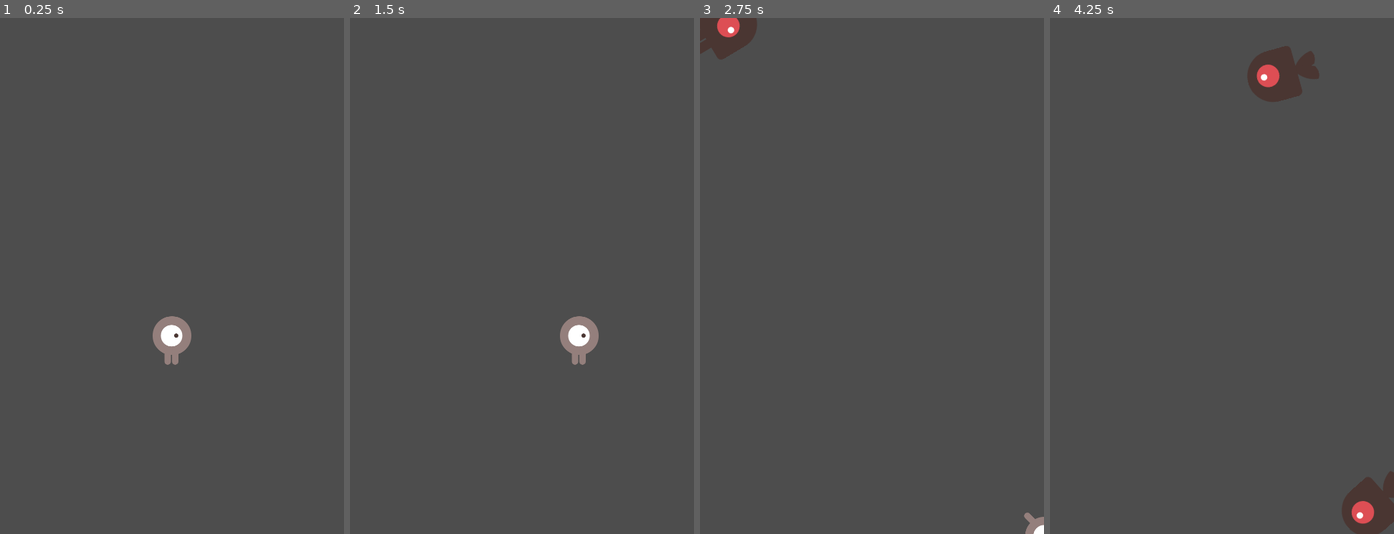
Above: before the commit, frames 1-4 (left to right).
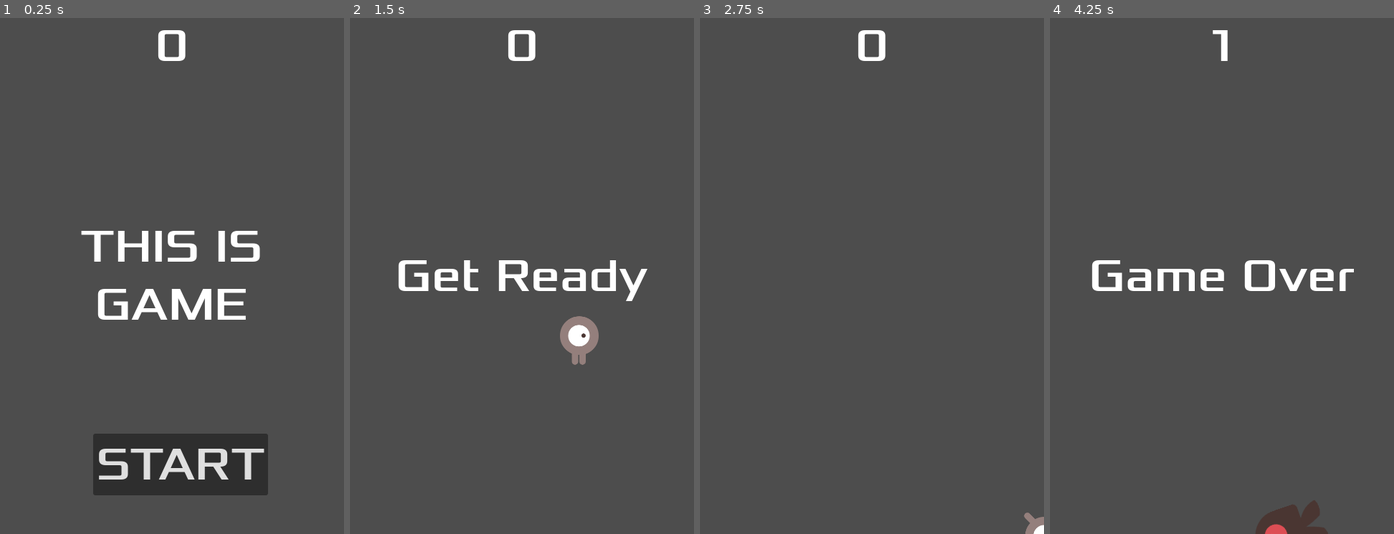
Above: after the commit, the same moments.

Repository: eorfeorf/Godot-Sample-2D
Game: Godot game, scene res://main.tscn
Same seed, same stepped clock (60 frames per second), same inputs: the game is played once before the commit and once after it.
Inputs (mouse positions are in pixels of both pictures, inside the frame that each line leads up to):
- Up to frame 1 (0.25 s): no input
- Up to frame 2 (1.5 s): click (528, 466) at 0.5 s, where only the run after the commit has a clickable "START"; tap Enter at 1.25 s; hold Right (move_right) from 1.28 s (still down)
- Up to frame 3 (2.75 s): release Right (move_right) at 2.03 s; hold Down (move_down) from 2.03 s (still down)
- Up to frame 4 (4.25 s): release Down (move_down) at 2.78 s; hold Right (move_right) 2.78-3.53 s; hold Up (move_up) from 3.53 s (still down)

The runs differ from the first frame. In frame 1, 9.6% of the frame differs, in the area x 23-78%, y 2-93%; in frame 2, 2.1%; in frame 3, 1.3%; in frame 4, 5.5%.

Commit message:
HUDを実装

Diff:
--- /dev/null
+++ b/HUD.gd
@@ -0,0 +1,41 @@
+extends CanvasLayer
+
+signal start_game
+
+# Called when the node enters the scene tree for the first time.
+func _ready() -> void:
+	pass # Replace with function body.
+
+
+# Called every frame. 'delta' is the elapsed time since the previous frame.
+func _process(delta: float) -> void:
+	pass
+
+func show_message(text):
+	$Message.text = text
+	$Message.show()
+	$MessageTimer.start()
+
+func show_game_over():
+	show_message("Game Over")
+	await $MessageTimer.timeout
+
+	$Message.text = "Dodge the Creeps!"
+	$Message.show()
+
+	await get_tree().create_timer(1.0).timeout
+	$StartButton.show()
+
+func update_score(score):
+	$ScoreLabel.text = str(score)
+	pass
+
+func _on_start_button_pressed() -> void:
+	$StartButton.hide()
+	start_game.emit()
+	pass # Replace with function body.
+
+
+func _on_message_timer_timeout() -> void:
+	$Message.hide()
+	pass # Replace with function body.
--- /dev/null
+++ b/HUD.tscn
@@ -0,0 +1,61 @@
+[gd_scene load_steps=3 format=3 uid="uid://cx6wwtbcx38pm"]
+
+[ext_resource type="Script" path="res://HUD.gd" id="1_2rguy"]
+[ext_resource type="FontFile" uid="uid://cx0e8m5emy2is" path="res://fonts/Xolonium-Regular.ttf" id="2_okoud"]
+
+[node name="CanvasLayer" type="CanvasLayer"]
+script = ExtResource("1_2rguy")
+
+[node name="ScoreLabel" type="Label" parent="."]
+anchors_preset = 5
+anchor_left = 0.5
+anchor_right = 0.5
+offset_left = -91.0
+offset_right = 91.0
+offset_bottom = 78.0
+grow_horizontal = 2
+size_flags_horizontal = 4
+size_flags_vertical = 0
+theme_override_fonts/font = ExtResource("2_okoud")
+theme_override_font_sizes/font_size = 64
+text = "0"
+horizontal_alignment = 1
+vertical_alignment = 1
+
+[node name="Message" type="Label" parent="."]
+anchors_preset = 8
+anchor_left = 0.5
+anchor_top = 0.5
+anchor_right = 0.5
+anchor_bottom = 0.5
+offset_left = -240.0
+offset_top = -120.0
+offset_right = 240.0
+offset_bottom = 120.0
+grow_horizontal = 2
+grow_vertical = 2
+size_flags_horizontal = 4
+theme_override_fonts/font = ExtResource("2_okoud")
+theme_override_font_sizes/font_size = 64
+text = "THIS IS GAME"
+horizontal_alignment = 1
+vertical_alignment = 1
+autowrap_mode = 2
+
+[node name="StartButton" type="Button" parent="."]
+offset_left = 130.0
+offset_top = 580.0
+offset_right = 374.0
+offset_bottom = 666.0
+size_flags_horizontal = 4
+size_flags_vertical = 4
+theme_override_fonts/font = ExtResource("2_okoud")
+theme_override_font_sizes/font_size = 64
+text = "START"
+
+[node name="MessageTimer" type="Timer" parent="."]
+wait_time = 2.0
+one_shot = true
+
+[connection signal="pressed" from="StartButton" to="." method="_on_start_button_pressed"]
+[connection signal="timeout" from="MessageTimer" to="." method="_on_message_timer_timeout"]
--- a/main.gd
+++ b/main.gd
@@ -5,7 +5,7 @@
 
 # Called when the node enters the scene tree for the first time.
 func _ready() -> void:
-	new_game()
+	#new_game()
 	pass # Replace with function body.
 
 
@@ -14,18 +14,19 @@
 	pass
 
 
-func _on_player_hit() -> void:
-	pass # Replace with function body.
-
-
 func game_over() -> void:
 	$ScoreTimer.stop()
 	$MobTimer.stop()
+	$HUD.show_game_over()
+	pass
 
 func new_game() -> void:
 	score = 0
 	$Player.start($StartPosition.position)
 	$StartTimer.start()
+	$HUD.update_score(score)
+	$HUD.show_message("Get Ready")
+	get_tree().call_group("mobs", "queue_free")
 	pass
 
 
@@ -37,6 +38,7 @@
 
 func _on_score_timer_timeout() -> void:
 	score += 1
+	$HUD.update_score(score)
 	pass # Replace with function body.
 
 
--- a/main.tscn
+++ b/main.tscn
@@ -1,8 +1,9 @@
-[gd_scene load_steps=5 format=3 uid="uid://6nc6as7jispf"]
+[gd_scene load_steps=6 format=3 uid="uid://6nc6as7jispf"]
 
 [ext_resource type="Script" path="res://main.gd" id="1_a7efq"]
 [ext_resource type="PackedScene" uid="uid://dje57y8bbu67u" path="res://player.tscn" id="1_tpl7k"]
 [ext_resource type="PackedScene" uid="uid://bcxfa7psyyfio" path="res://mob.tscn" id="2_wx60r"]
+[ext_resource type="PackedScene" uid="uid://cx6wwtbcx38pm" path="res://HUD.tscn" id="4_aubgw"]
 
 [sub_resource type="Curve2D" id="Curve2D_8tl5x"]
 _data = {
@@ -36,7 +37,10 @@
 position = Vector2(0, 1)
 rotation = -0.00209205
 
-[connection signal="hit" from="Player" to="." method="_on_player_hit"]
+[node name="HUD" parent="." instance=ExtResource("4_aubgw")]
+
+[connection signal="hit" from="Player" to="." method="game_over"]
 [connection signal="timeout" from="MobTimer" to="." method="_on_mob_timer_timeout"]
 [connection signal="timeout" from="ScoreTimer" to="." method="_on_score_timer_timeout"]
 [connection signal="timeout" from="StartTimer" to="." method="_on_start_timer_timeout"]
+[connection signal="start_game" from="HUD" to="." method="new_game"]
--- a/mob.tscn
+++ b/mob.tscn
@@ -48,7 +48,7 @@
 radius = 24.0
 height = 60.0
 
-[node name="Mob" type="RigidBody2D"]
+[node name="Mob" type="RigidBody2D" groups=["mobs"]]
 collision_mask = 0
 gravity_scale = 0.0
 script = ExtResource("1_sqlgf")
@@ -57,7 +57,7 @@
 scale = Vector2(0.75, 0.75)
 sprite_frames = SubResource("SpriteFrames_4733q")
 animation = &"walk"
-frame_progress = 0.33831
+frame_progress = 0.111806
 
 [node name="CollisionShape2D" type="CollisionShape2D" parent="."]
 rotation = 1.5708
